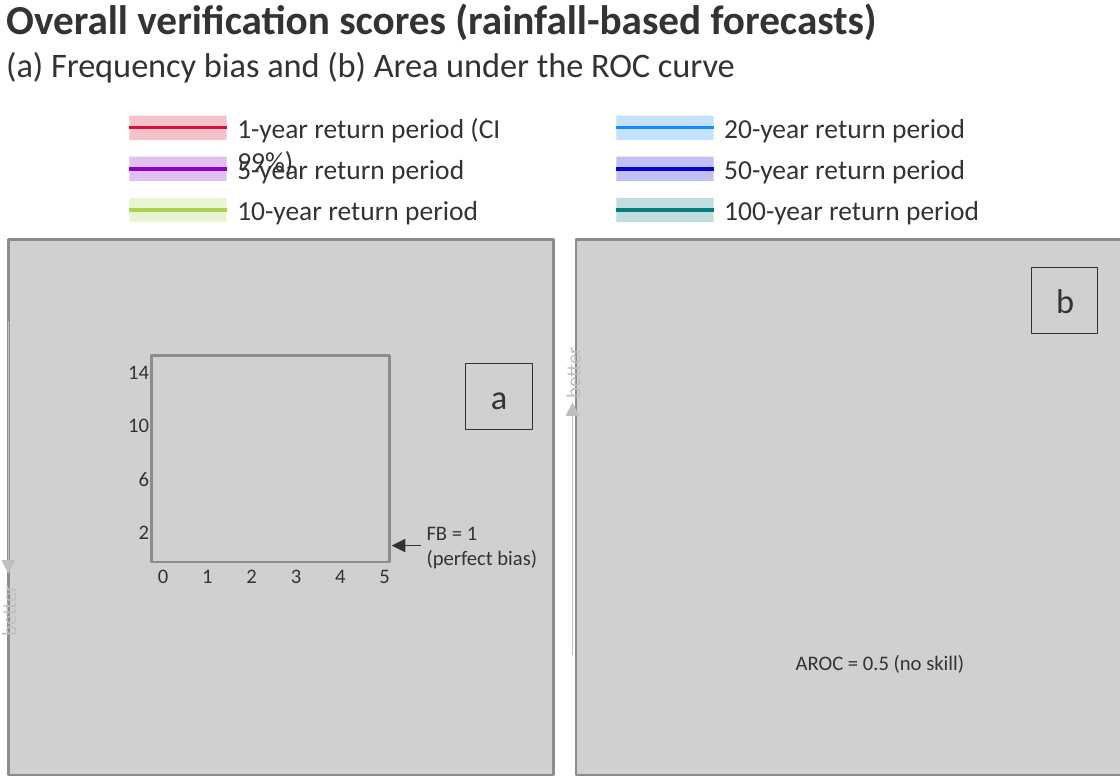
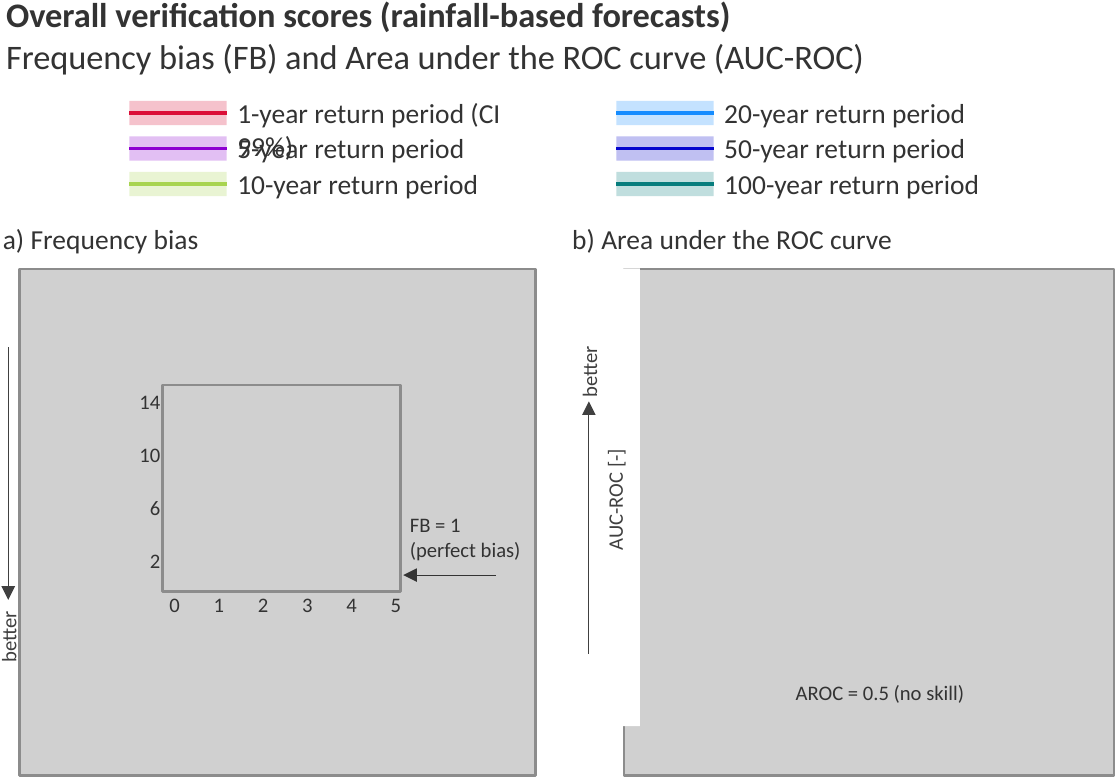
Before and after one commit to FatimaPillosu/thesis, a slide deck: slide 1 of chapter_05/figures/rainfall_based_ff_verif_overall_scores.pptx. Drawn at 1120x779 pixels with LibreOffice and Linux fonts; fonts in the diff are those of the drawing; grey boxes stand for pictures. Boxes give left, top, right and bottom in pixels: in the first picture for what was removed or moved away, otherwise in the second. Text is boxed around its words. In the diff, an @@ line names an element or a change of style, - is before the commit and + after.

Commit message:
Corrected the word AROC with AUC-ROC to make it consistent with chapter 6 and 7. Eliminated figures that were not included in the thesis

```diff
--- a/chapter_05/figures/rainfall_based_ff_verif_overall_scores.pptx
+++ b/chapter_05/figures/rainfall_based_ff_verif_overall_scores.pptx
@@ text at [6, 1, 730, 32]: size 12 to 10 pt in "Overall verification scores (rainfall-based forecasts)" @@
@@ text at [6, 44, 864, 75]: text changed @@
-(a) Frequency bias and (b) Area under the ROC curve
+Frequency bias (FB) and Area under the ROC curve (AUC-ROC)
@@ 2 texts, 2 rectangles, 2 lines: place and size @@
-2 texts, 2 rectangles, 2 lines at [129, 116, 965, 178]
+2 texts, 2 rectangles, 2 lines at [129, 101, 965, 163]
@@ 2 texts, 2 rectangles, 2 lines: place and size @@
-2 texts, 2 rectangles, 2 lines at [129, 156, 965, 184]
+2 texts, 2 rectangles, 2 lines at [129, 136, 965, 163]
@@ 2 texts, 2 rectangles, 2 lines: place and size @@
-2 texts, 2 rectangles, 2 lines at [129, 198, 979, 225]
+2 texts, 2 rectangles, 2 lines at [129, 173, 979, 199]
@@ text added at [3, 229, 199, 254], 8 pt, text #333333 @@
+a) Frequency bias
@@ text added at [572, 229, 892, 253], 8 pt, text #333333 @@
+b) Area under the ROC curve
@@ picture: place and size @@
-picture at [7, 240, 551, 776]
+picture at [20, 269, 537, 776]
@@ rectangle added at [590, 268, 639, 726], fill #FFFFFF, 6 pt, text #404040 @@
+AUC-ROC [-]
@@ picture: place and size @@
-picture at [576, 240, 1120, 776]
+picture at [623, 269, 1113, 776]
@@ rectangle removed at [1031, 267, 1098, 334] @@
-b
@@ text "better": place and size @@
-text "better" at [561, 352, 586, 397]
+text "better" at [577, 351, 602, 396]
@@ text "better" at [577, 351, 602, 396]: text colour #BFBFBF to #404040 @@
@@ arrow moved from (7, 574) - (7, 321) to (7, 598) - (7, 346) @@
@@ arrow (7, 598) - (7, 346): stroke #BFBFBF 0.25 pt to #404040 0.25 pt @@
@@ 7 texts: place and size @@
-7 texts at [128, 365, 345, 583]
+7 texts at [139, 395, 356, 612]
@@ rectangle removed at [465, 363, 532, 430] @@
-a
@@ arrow moved from (571, 403) - (571, 655) to (588, 401) - (588, 653) @@
@@ arrow (588, 401) - (588, 653): stroke #BFBFBF 0.25 pt to #404040 0.25 pt @@
@@ text "FB = 1": place and size @@
-text "FB = 1" at [427, 527, 537, 569]
+text "FB = 1" at [410, 518, 521, 561]
@@ text "better" at [0, 616, 22, 661]: text colour #BFBFBF to #404040 @@
@@ text "better": place and size @@
-text "better" at [0, 590, 22, 635]
+text "better" at [0, 616, 22, 661]
@@ 3 texts, 1 picture: place and size @@
-3 texts, 1 picture at [151, 356, 389, 583]
+3 texts, 1 picture at [163, 386, 401, 612]
@@ arrow moved from (391, 546) - (420, 546) to (403, 576) - (494, 576) @@
@@ text "AROC = 0.5 (no skill)": place and size @@
-text "AROC = 0.5 (no skill)" at [796, 655, 964, 673]
+text "AROC = 0.5 (no skill)" at [796, 685, 964, 703]
```
Also in this commit, not shown: 21 other files.
